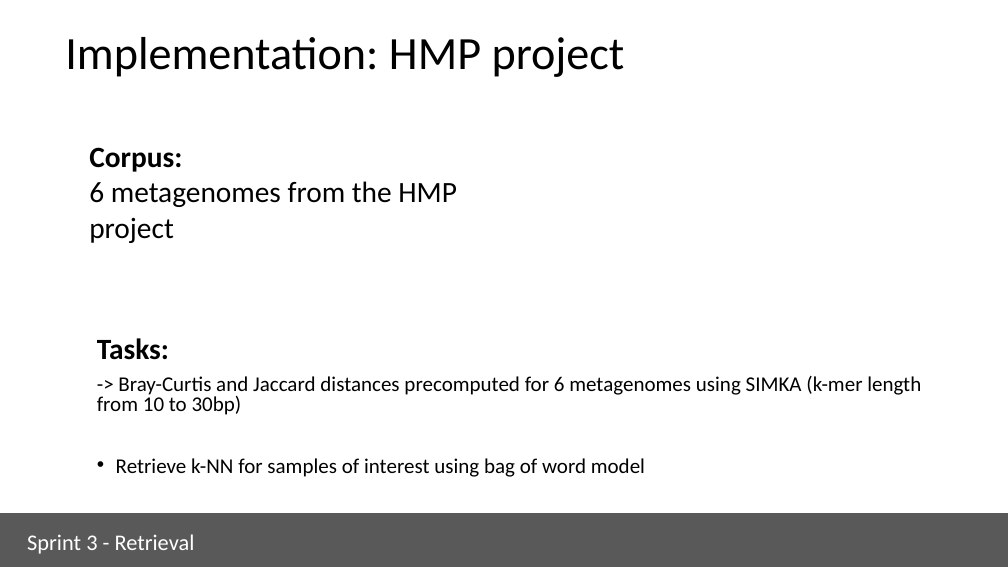
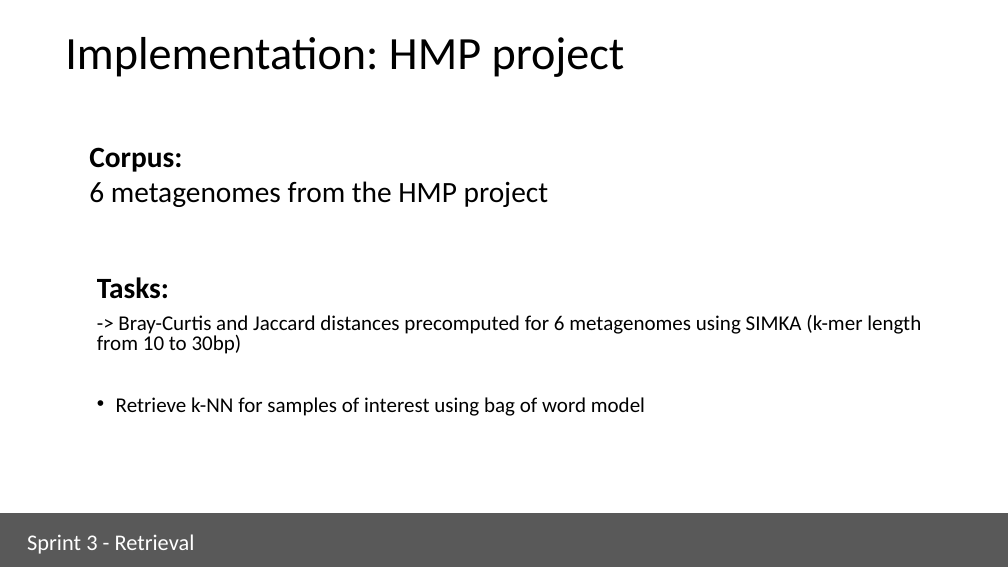
Before and after one commit to ua-dsf/ML_sprint, a slide deck: slide 33 of sprint3_retrieval/module3_retrieval.pptx. Drawn at 1008x567 pixels with LibreOffice and Linux fonts; fonts in the diff are those of the drawing. Boxes give left, top, right and bottom in pixels: in the first picture for what was removed or moved away, otherwise in the second. Text is boxed around its words. In the diff, an @@ line names an element or a change of style, - is before the commit and + after.

```diff
--- a/sprint3_retrieval/module3_retrieval.pptx
+++ b/sprint3_retrieval/module3_retrieval.pptx
@@ text "Corpus:" rewrapped from <box>89,147,457,243</box> to <box>89,147,549,207</box> @@
@@ text "Tasks:": place and size @@
-text "Tasks:" at <box>97,338,921,477</box>
+text "Tasks:" at <box>97,277,921,416</box>
```
Also in this commit, not shown: 4 other slides changed, 2 other files.
